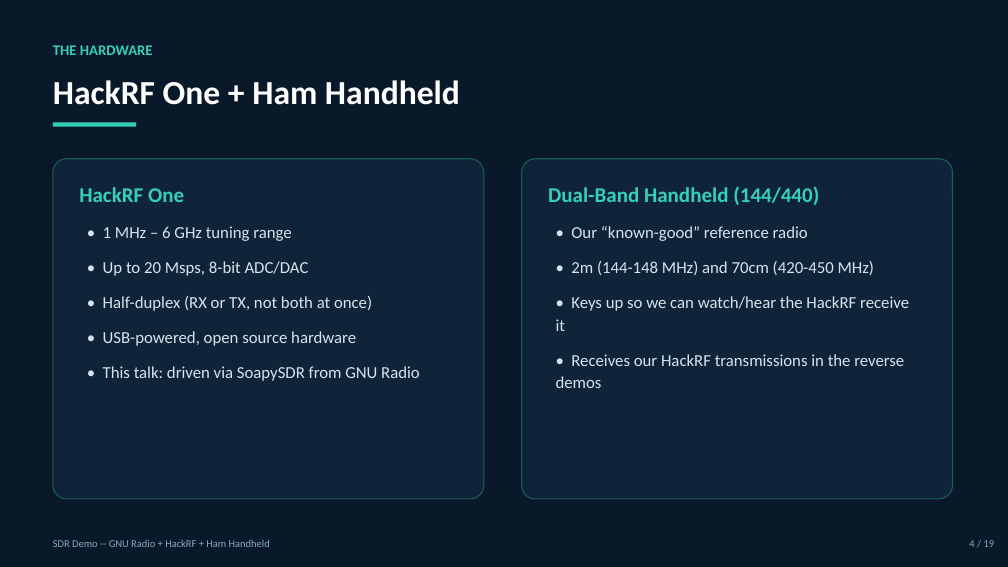
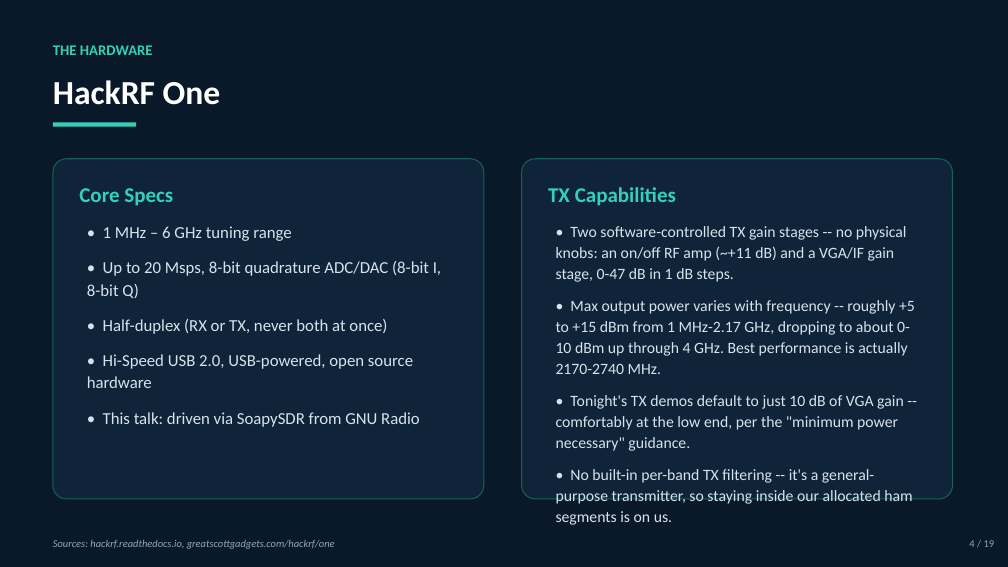
Before and after one commit to W5TSU/SDR-Demo, a slide deck: slide 5 of slides/SDR_Demo.pptx. Drawn at 1008x567 pixels with LibreOffice and Linux fonts; fonts in the diff are those of the drawing. Boxes give left, top, right and bottom in pixels: in the first picture for what was removed or moved away, otherwise in the second. Text is boxed around its words. In the diff, an @@ line names an element or a change of style, - is before the commit and + after.

```diff
--- a/slides/SDR_Demo.pptx
+++ b/slides/SDR_Demo.pptx
@@ text at (x1=53, y1=80, x2=221, y2=105): text changed @@
-HackRF One + Ham Handheld
+HackRF One
@@ text at (x1=79, y1=188, x2=173, y2=206): text changed @@
-HackRF One
+Core Specs
@@ text at (x1=548, y1=187, x2=676, y2=206): text changed @@
-Dual-Band Handheld (144/440)
+TX Capabilities
@@ text at (x1=556, y1=226, x2=915, y2=525): text changed; size 16 to 15 pt @@
-• Our “known-good” reference radio
-• 2m (144-148 MHz) and 70cm (420-450 MHz)
-• Keys up so we can watch/hear the HackRF receive it
-• Receives our HackRF transmissions in the reverse demos
+• Two software-controlled TX gain stages -- no physical knobs: an on/off RF amp (~+11 dB) and a VGA/IF gain stage, 0-47 dB in 1 dB steps.
+• Max output power varies with frequency -- roughly +5 to +15 dBm from 1 MHz-2.17 GHz, dropping to about 0-10 dBm up through 4 GHz. Best performance is actually 2170-2740 MHz.
+• Tonight's TX demos default to just 10 dB of VGA gain -- comfortably at the low end, per the "minimum power necessary" guidance.
+• No built-in per-band TX filtering -- it's a general-purpose transmitter, so staying inside our allocated ham segments is on us.
@@ text at (x1=87, y1=261, x2=441, y2=388): text changed @@
-• Up to 20 Msps, 8-bit ADC/DAC
-• Half-duplex (RX or TX, not both at once)
-• USB-powered, open source hardware
+• Up to 20 Msps, 8-bit quadrature ADC/DAC (8-bit I, 8-bit Q)
+• Half-duplex (RX or TX, never both at once)
+• Hi-Speed USB 2.0, USB-powered, open source hardware
@@ text at (x1=53, y1=540, x2=335, y2=549): text changed; italic on @@
-SDR Demo -- GNU Radio + HackRF + Ham Handheld
+Sources: hackrf.readthedocs.io, greatscottgadgets.com/hackrf/one
```
Also in this commit, not shown: 1 other file.
